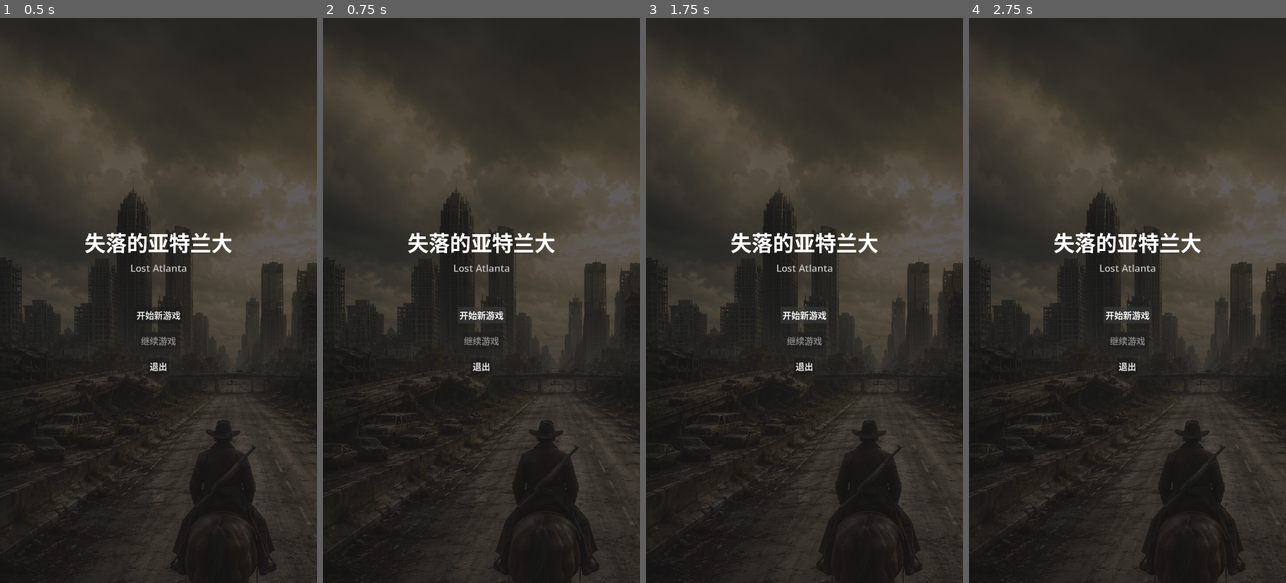
Above: before the commit, frames 1-4 (left to right).
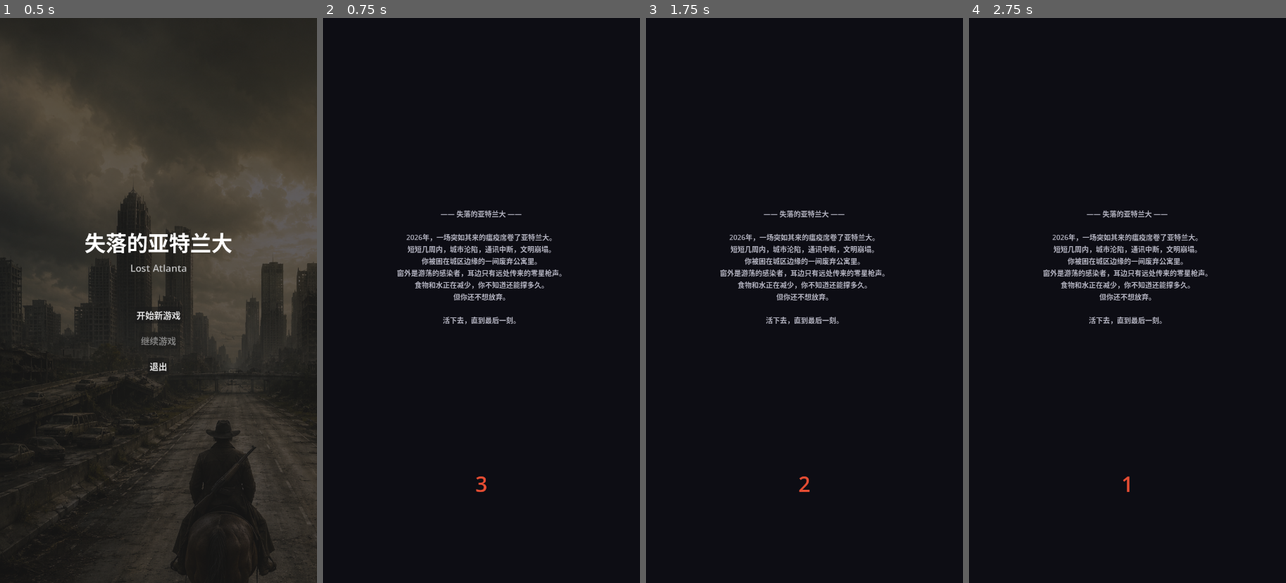
Above: after the commit, the same moments.

Repository: superlinjingxiang/The-Lost-Atlanta
Game: Godot game, scene res://scenes/MainMenu.tscn
Same seed, same stepped clock (60 frames per second), same inputs: the game is played once before the commit and once after it.
Inputs (mouse positions are in pixels of both pictures, inside the frame that each line leads up to):
- Up to frame 1 (0.5 s): no input
- Up to frame 2 (0.75 s): click "开始新游戏" at 0.5 s
- Up to frame 3 (1.75 s): click (804, 317) at 1.25 s, where only the run before the commit has a clickable "开始新游戏"
- Up to frame 4 (2.75 s): click (1127, 317) at 2 s, where only the run before the commit has a clickable "开始新游戏"

Frame 1 is identical in both runs. In frame 2, 69% of the frame differs, in the area x 0-100%, y 0-100%; in frame 3, 69%; in frame 4, 69%.

Commit message:
🐛 修复Intro.tscn格式错误（移除无效的resource标签）

Diff:
--- a/scenes/Intro.tscn
+++ b/scenes/Intro.tscn
@@ -1,11 +1,6 @@
-[gd_scene load_steps=4 format=3 uid="uid://bp5emfk3f47ts"]
+[gd_scene format=3 uid="uid://bp5emfk3f47ts"]
 
 [ext_resource type="Script" path="res://scripts/Intro.gd" id="1_3r1pv"]
-
-[sub_resource type="Theme" id="Theme_trsjh"]
-
-[resource]
-theme = SubResource("Theme_trsjh")
 
 [node name="Intro" type="CanvasLayer"]
 script = ExtResource("1_3r1pv")
@@ -26,7 +21,6 @@
 offset_right = -30
 offset_top = 40
 offset_bottom = 0
-theme = SubResource("Theme_trsjh")
 theme_override_font_sizes/font_size = 16
 theme_override_colors/font_color = Color(0.7, 0.7, 0.75, 1)
 horizontal_alignment = 1
@@ -43,7 +37,6 @@
 offset_right = -30
 offset_top = 0
 offset_bottom = 0
-theme = SubResource("Theme_trsjh")
 theme_override_font_sizes/font_size = 48
 theme_override_colors/font_color = Color(0.9, 0.3, 0.2, 1)
 horizontal_alignment = 1
